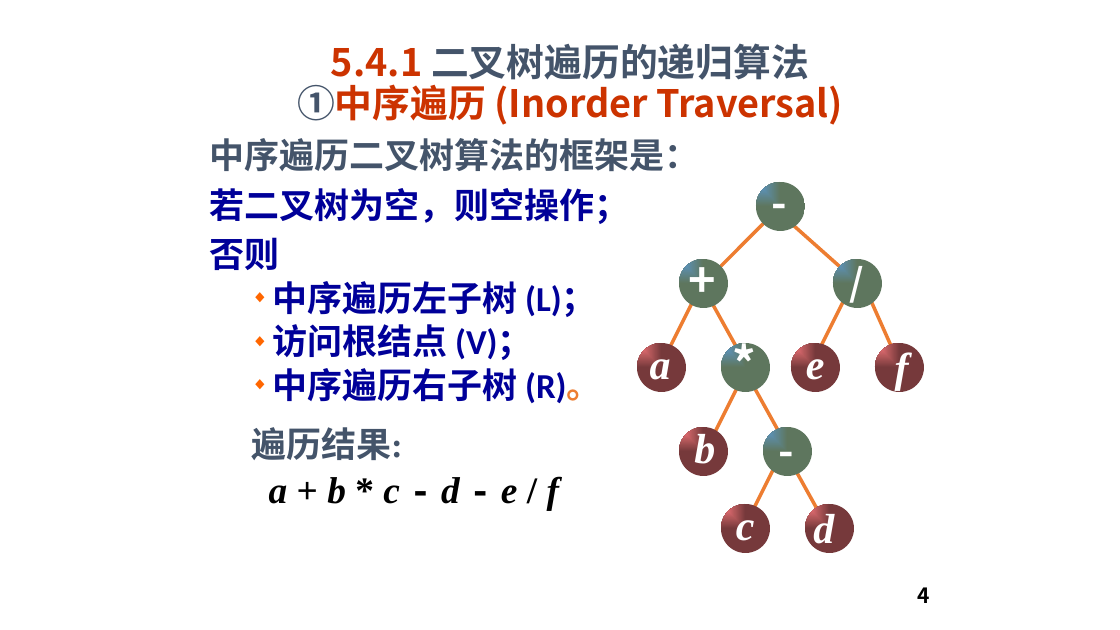
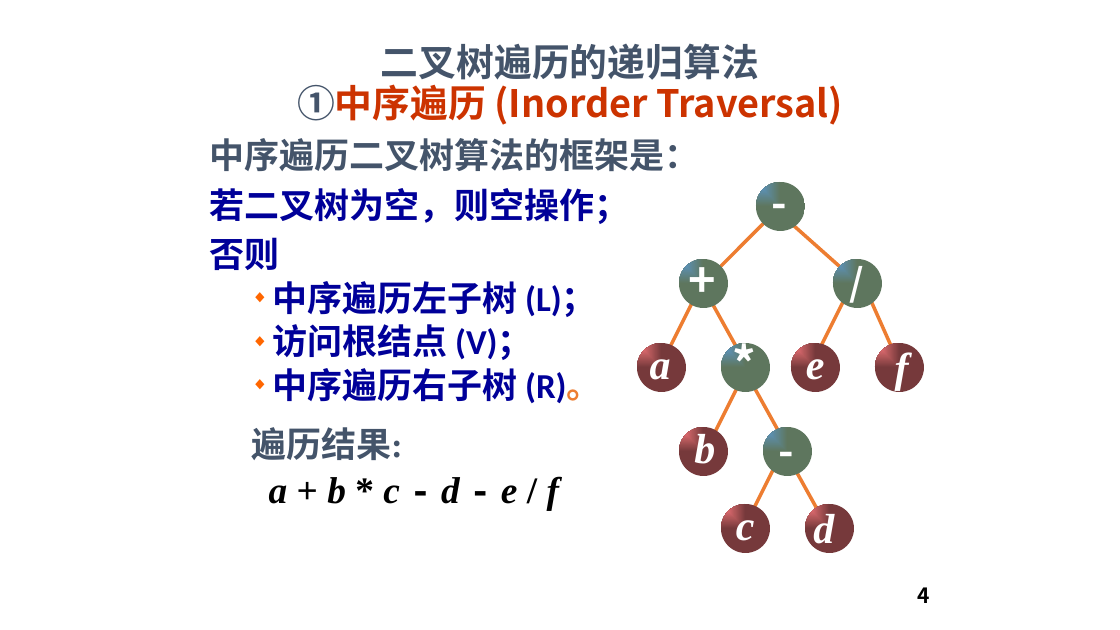
Before and after one commit to Adnios/Class, a slide deck: slide 4 of C++资料包/binary_tree/binary_tree.pptx. Drawn at 1120x630 pixels with LibreOffice and Linux fonts; fonts in the diff are those of the drawing. Boxes give left, top, right and bottom in pixels: in the first picture for what was removed or moved away, otherwise in the second. Text is boxed around its words. In the diff, an @@ line names an element or a change of style, - is before the commit and + after.

```diff
--- a/C++资料包/binary_tree/binary_tree.pptx
+++ b/C++资料包/binary_tree/binary_tree.pptx
@@ title at <box>297,43,843,125</box>: text changed @@
-5.4.1 二叉树遍历的递归算法
-①中序遍历 (Inorder Traversal)
+二叉树遍历的递归算法
+①中序遍历 (Inorder Traversal)
```
Also in this commit, not shown: 16 other files.
